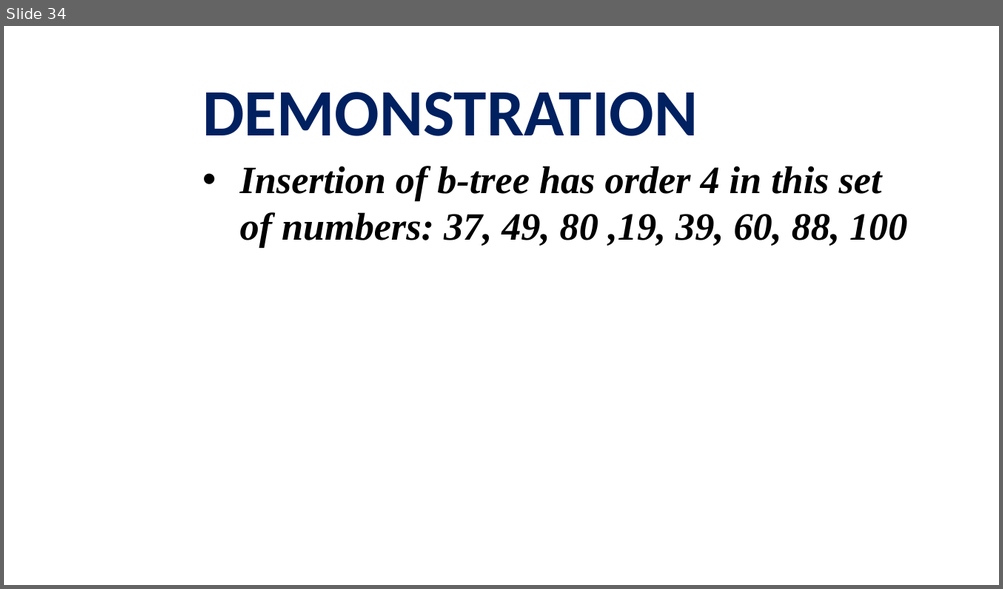
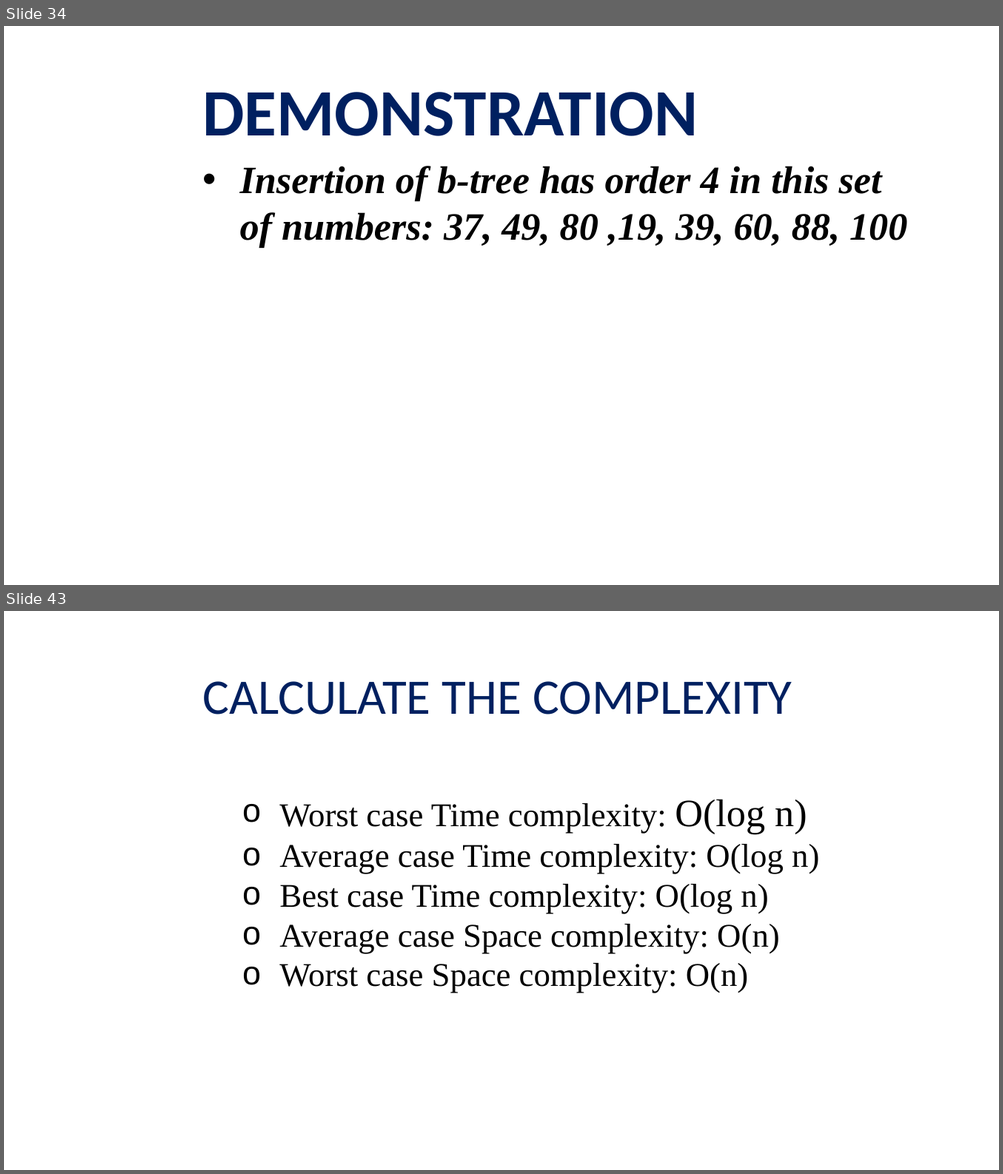
Before and after one commit to viettungvuong/Seminar, a slide deck: Seminar.pptx. Shown one above the other, each under a label of ours: slide 34 before the commit, slides 34 and 43 after it; the slides between them are not shown. The pictures are 1003x589 and 1003x1174 pixels, drawn with LibreOffice and Linux fonts; fonts in the diff are those of the drawing; background and template pictures are left out. Boxes give left, top, right and bottom in pixels: in the first picture for what was removed or moved away, otherwise in the second. Text is boxed around its words. In the diff, an @@ line names an element or a change of style, - is before the commit and + after.

```diff
--- a/Seminar.pptx
+++ b/Seminar.pptx
@@ slide 43 added at box(4, 611, 999, 1170), background picture (left out) @@
@@ title added at box(202, 681, 792, 715), 36 pt, text #002060 @@
+CALCULATE THE COMPLEXITY
@@ text added at box(279, 799, 819, 994), 24 pt, text #000000 @@
+o Worst case Time complexity: O(log n)
+o Average case Time complexity: O(log n)
+o Best case Time complexity: O(log n)
+o Average case Space complexity: O(n)
+o Worst case Space complexity: O(n)
```
Also in this commit, not shown: 1 slide changed, 36 other slides added, 1 slide removed, 1 other file.
